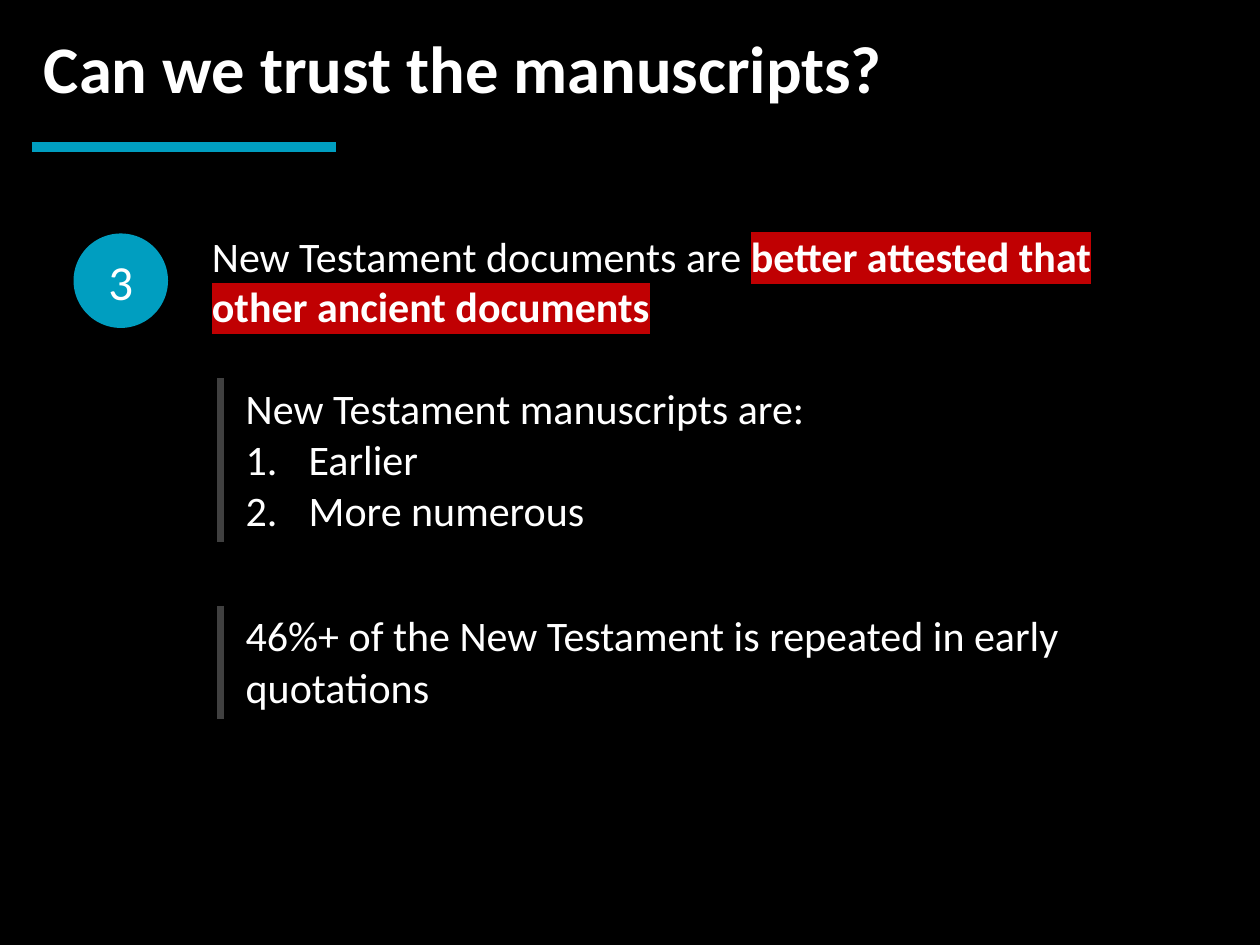
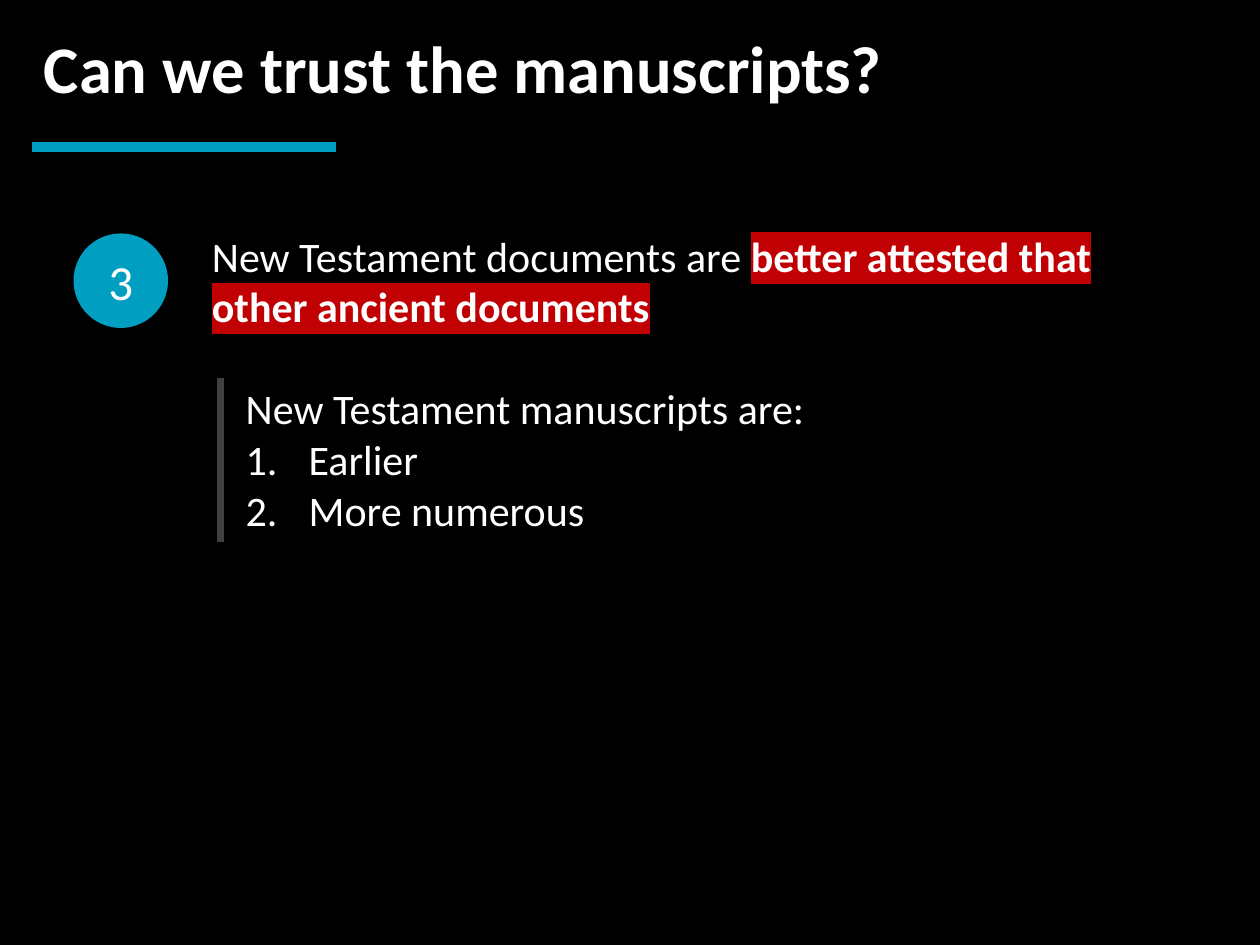
Before and after one commit to LukeMurphey/Ai1L, a slide deck: slide 20 of companion-website/public/files/22. Is the New Testament Corrupted.pptx (slide 19 before the commit). Drawn at 1260x945 pixels with LibreOffice and Linux fonts; fonts in the diff are those of the drawing. Boxes give left, top, right and bottom in pixels: in the first picture for what was removed or moved away, otherwise in the second. Text is boxed around its words. In the diff, an @@ line names an element or a change of style, - is before the commit and + after.

```diff
--- a/companion-website/public/files/22. Is the New Testament Corrupted.pptx
+++ b/companion-website/public/files/22. Is the New Testament Corrupted.pptx
@@ table removed at bbox=[220, 606, 1207, 719], 1 rows, 1 columns @@
-46%+ of the New Testament is repeated in early quotations
```
Also in this commit, not shown: 1 other slide changed, 1 slide added.
